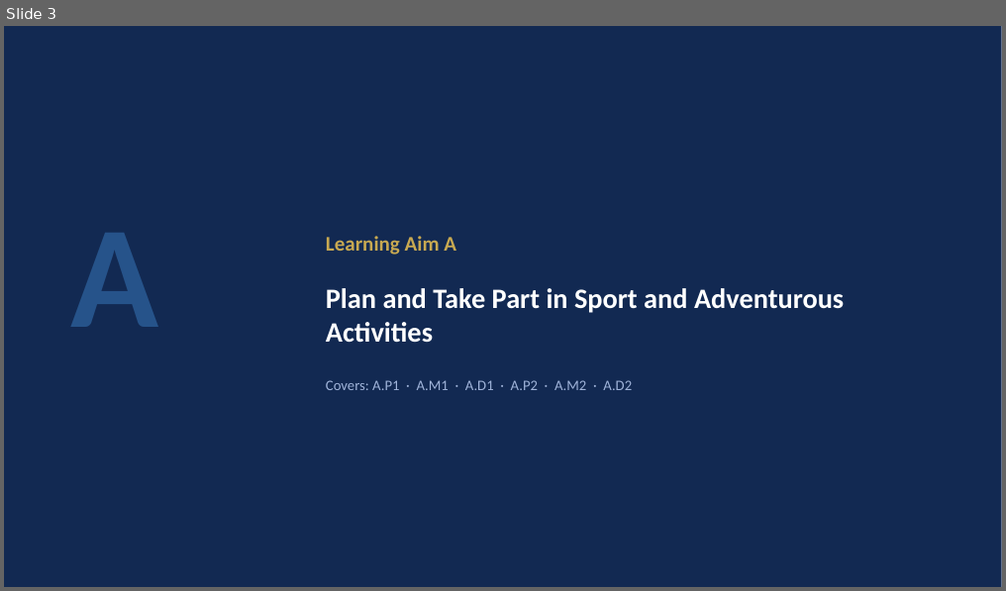
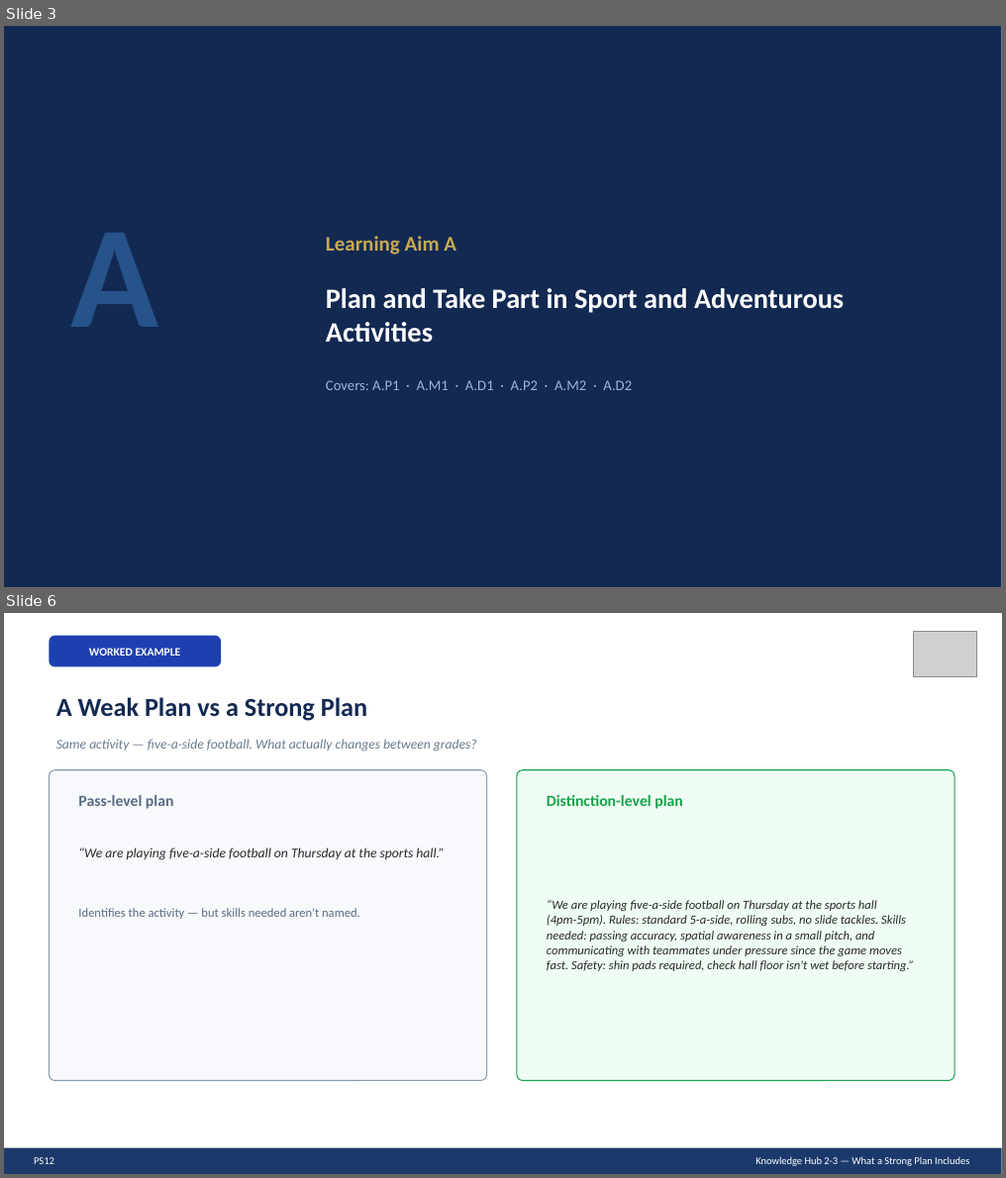
Before and after one commit to JJ2026Outdoor/ACOutdoorEd, a slide deck: PS12SportAdventurousSlides.pptx. Shown one above the other, each under a label of ours: slide 3 before the commit, slides 3 and 6 after it; the slides between them are not shown. The pictures are 1006x591 and 1006x1178 pixels, drawn with LibreOffice and Linux fonts; fonts in the diff are those of the drawing; grey boxes stand for pictures. Boxes give left, top, right and bottom in pixels: in the first picture for what was removed or moved away, otherwise in the second. Text is boxed around its words. In the diff, an @@ line names an element or a change of style, - is before the commit and + after.

```diff
--- a/PS12SportAdventurousSlides.pptx
+++ b/PS12SportAdventurousSlides.pptx
@@ slide 6 added at <box>4,613,1002,1174</box>, background #FFFFFF @@
@@ rounded rectangle added at <box>49,636,221,666</box>, fill #1E40AF @@
@@ picture added at <box>914,632,977,676</box> @@
@@ text added at <box>89,648,181,656</box>, 11 pt, text #FFFFFF, bold @@
+WORKED EXAMPLE
@@ text added at <box>56,697,367,721</box>, 25 pt, text #122952, bold @@
+A Weak Plan vs a Strong Plan
@@ text added at <box>56,739,477,752</box>, 13 pt, text #6B7B8C, italic @@
+Same activity — five-a-side football. What actually changes between grades?
@@ rounded rectangle added at <box>49,770,487,1081</box>, fill #F7F9FC, outline #8A9AAF 1 pt @@
@@ rounded rectangle added at <box>517,770,954,1081</box>, fill #F0FDF4, outline #16A34A 1 pt @@
@@ text added at <box>78,795,174,809</box>, 15 pt, text #5A6B85, bold @@
+Pass-level plan
@@ text added at <box>547,795,682,809</box>, 15 pt, text #16A34A, bold @@
+Distinction-level plan
@@ text added at <box>78,848,444,861</box>, 13 pt, text #2A2A2A, italic @@
+“We are playing five-a-side football on Thursday at the sports hall.”
@@ text added at <box>78,908,360,919</box>, 12 pt, text #5A6B85 @@
+Identifies the activity — but skills needed aren't named.
@@ text added at <box>547,900,914,971</box>, 12 pt, text #2A2A2A, italic @@
+“We are playing five-a-side football on Thursday at the sports hall (4pm-5pm). Rules: standard 5-a-side, rolling subs, no slide tackles. Skills needed: passing accuracy, spatial awareness in a small pitch, and communicating with teammates under pressure since the game moves fast. Safety: shin pads required, check hall floor isn't wet before starting.”
@@ rectangle added at <box>4,1149,1002,1174</box>, fill #1B3A6B @@
@@ text added at <box>34,1157,54,1164</box>, 10 pt, text #FFFFFF @@
+PS12
@@ text added at <box>755,1157,969,1166</box>, 10 pt, text #FFFFFF @@
+Knowledge Hub 2-3 — What a Strong Plan Includes
```
Also in this commit, not shown: 5 slides changed, 1 other slide added, 2 other files.
